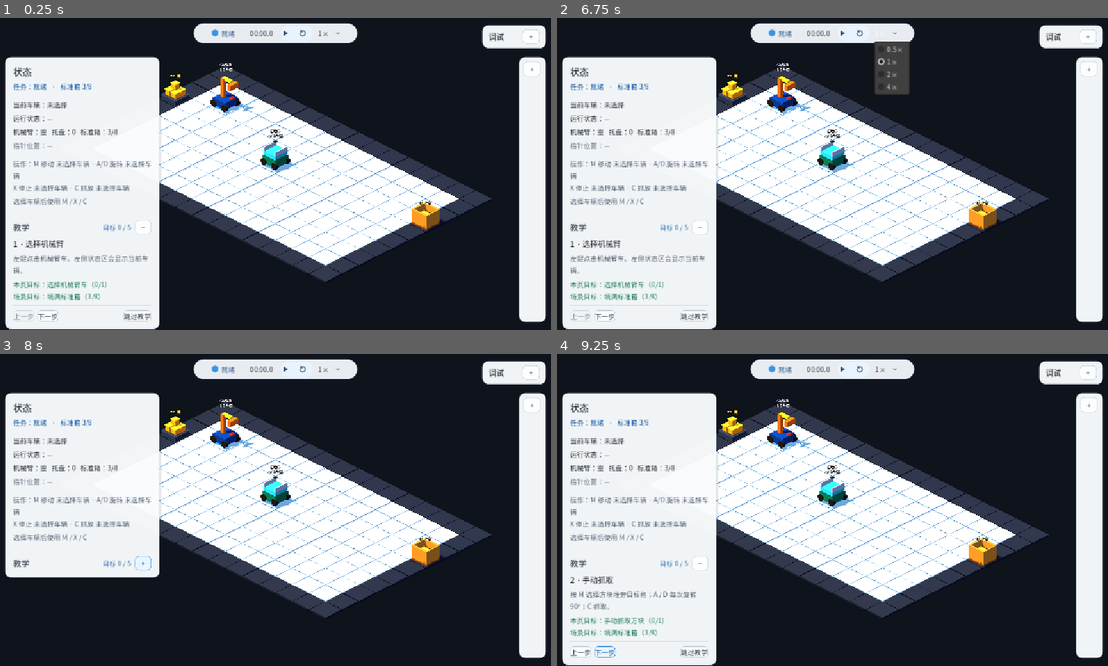
Above: before the commit, frames 1-4 (two rows, left to right).
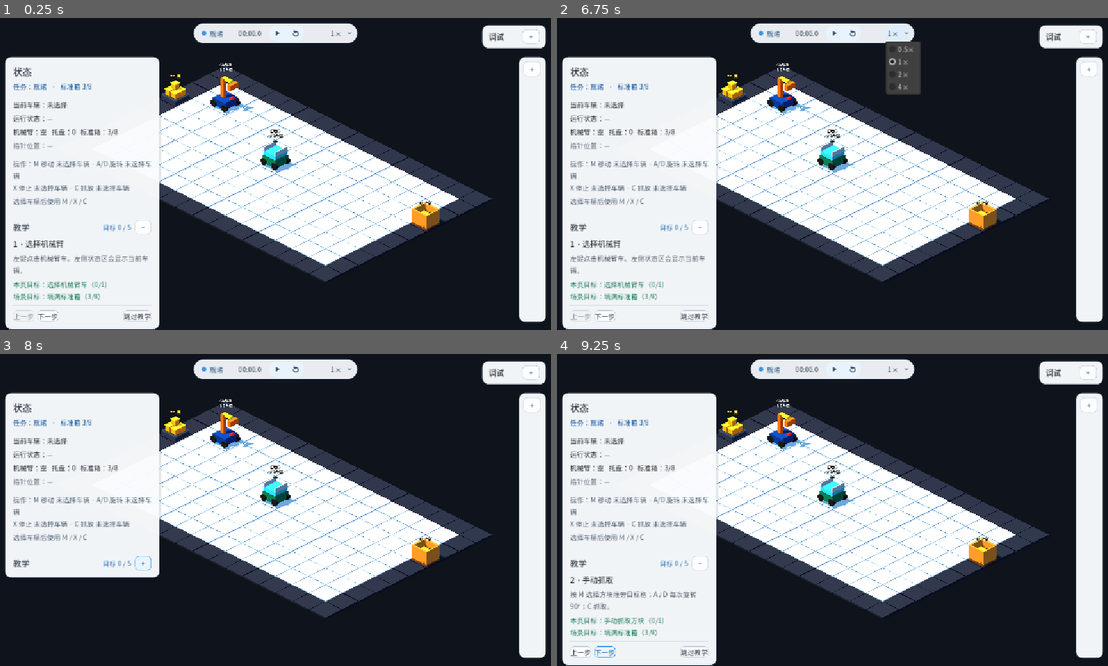
Above: after the commit, the same moments.

Repository: Ri0n72Y/automata
Game: Godot game, scene res://scenes/scene_01/scene_01_basic_packing.tscn
Same seed, same stepped clock (60 frames per second), same inputs: the game is played once before the commit and once after it.
Inputs:
- Up to frame 1 (0.25 s): no input
- Up to frame 2 (6.75 s): click "−" at 0.5 s; click "+" at 1.25 s; click "下一步" at 2 s; click "上一步" at 2.75 s; click "跳过教学" at 3.5 s; click "打开教学" at 4.25 s; click "+" at 5 s; click "−" at 5.75 s; click "1×" at 6.5 s
- Up to frame 3 (8 s): click "−" at 7.25 s
- Up to frame 4 (9.25 s): click "+" at 8 s; click "下一步" at 8.75 s

The runs differ from the first frame. In frame 1, 0.2% of the frame differs, in the area x 36-64%, y 3-7%; in frame 2, 1.1%, in the area x 36-67%, y 3-25%; in frame 3, 0.2%; in frame 4, 0.2%.

Commit message:
[codex]fix(scene-01): stabilize lifecycle capsule interaction states

Diff:
--- a/assets/ui/icons/chevron_down.svg
+++ b/assets/ui/icons/chevron_down.svg
@@ -1,3 +1,3 @@
-<svg xmlns="http://www.w3.org/2000/svg" width="12" height="12" viewBox="0 0 12 12">
-  <path d="m3 4.5 3 3 3-3" fill="none" stroke="#66798D" stroke-width="1.7" stroke-linecap="round" stroke-linejoin="round"/>
+<svg xmlns="http://www.w3.org/2000/svg" width="10" height="10" viewBox="0 0 10 10">
+  <path d="M2 3.5L5 6.5L8 3.5" fill="none" stroke="#66798D" stroke-width="2" stroke-linecap="round" stroke-linejoin="round"/>
 </svg>
--- a/assets/ui/icons/pause.svg
+++ b/assets/ui/icons/pause.svg
@@ -1,4 +1,4 @@
-<svg xmlns="http://www.w3.org/2000/svg" width="18" height="18" viewBox="0 0 18 18">
-  <rect x="4.25" y="3.25" width="3.25" height="11.5" rx="1.15" fill="#31465C"/>
-  <rect x="10.5" y="3.25" width="3.25" height="11.5" rx="1.15" fill="#31465C"/>
+<svg xmlns="http://www.w3.org/2000/svg" width="16" height="16" viewBox="0 0 16 16">
+  <rect x="3" y="3" width="3" height="10" rx="1" fill="#31465C"/>
+  <rect x="10" y="3" width="3" height="10" rx="1" fill="#31465C"/>
 </svg>
--- a/assets/ui/icons/play.svg
+++ b/assets/ui/icons/play.svg
@@ -1,3 +1,3 @@
-<svg xmlns="http://www.w3.org/2000/svg" width="18" height="18" viewBox="0 0 18 18">
-  <path d="M5 3.5v11l9-5.5-9-5.5Z" fill="#31465C"/>
+<svg xmlns="http://www.w3.org/2000/svg" width="16" height="16" viewBox="0 0 16 16">
+  <path d="M5 3L13 8L5 13Z" fill="#31465C"/>
 </svg>
--- a/assets/ui/icons/reset.svg
+++ b/assets/ui/icons/reset.svg
@@ -1,4 +1,4 @@
-<svg xmlns="http://www.w3.org/2000/svg" width="18" height="18" viewBox="0 0 18 18">
-  <path d="M5.1 5.2A5.6 5.6 0 1 1 3.6 9" fill="none" stroke="#31465C" stroke-width="1.8" stroke-linecap="round"/>
-  <path d="M5.15 2.8v3.8h3.8" fill="none" stroke="#31465C" stroke-width="1.8" stroke-linecap="round" stroke-linejoin="round"/>
+<svg xmlns="http://www.w3.org/2000/svg" width="16" height="16" viewBox="0 0 16 16">
+  <path d="M5 5A5 5 0 1 1 3 9" fill="none" stroke="#31465C" stroke-width="2" stroke-linecap="round"/>
+  <path d="M5 2V6H9" fill="none" stroke="#31465C" stroke-width="2" stroke-linecap="round" stroke-linejoin="round"/>
 </svg>
--- /dev/null
+++ b/assets/ui/icons/status_dot.svg
@@ -0,0 +1,3 @@
+<svg xmlns="http://www.w3.org/2000/svg" width="12" height="12" viewBox="0 0 12 12">
+  <circle cx="6" cy="6" r="5" fill="#FFFFFF"/>
+</svg>
--- a/scenes/scene_01/components/scene_01_lifecycle_controls.tscn
+++ b/scenes/scene_01/components/scene_01_lifecycle_controls.tscn
@@ -1,10 +1,11 @@
-[gd_scene load_steps=11 format=3]
+[gd_scene load_steps=15 format=3]
 
 [ext_resource type="Script" path="res://scripts/scene_01/scene_01_lifecycle_controls.gd" id="1_controls"]
 [ext_resource type="Theme" path="res://scenes/scene_01/components/scene_01_ui_theme.tres" id="2_theme"]
 [ext_resource type="Texture2D" path="res://assets/ui/icons/play.svg" id="3_play"]
 [ext_resource type="Texture2D" path="res://assets/ui/icons/reset.svg" id="4_reset"]
 [ext_resource type="Texture2D" path="res://assets/ui/icons/chevron_down.svg" id="5_chevron"]
+[ext_resource type="Texture2D" path="res://assets/ui/icons/status_dot.svg" id="6_dot"]
 
 [sub_resource type="StyleBoxFlat" id="StyleBoxFlat_capsule"]
 bg_color = Color(0.975, 0.988, 1, 0.93)
@@ -23,22 +24,67 @@
 corner_radius_bottom_right = 15
 corner_radius_bottom_left = 15
 
-[sub_resource type="StyleBoxFlat" id="StyleBoxFlat_control_hover"]
-bg_color = Color(0.83, 0.92, 0.99, 0.92)
+[sub_resource type="StyleBoxFlat" id="StyleBoxFlat_action_normal"]
+bg_color = Color(1, 1, 1, 0)
+content_margin_left = 0.0
+content_margin_top = 0.0
+content_margin_right = 0.0
+content_margin_bottom = 0.0
 corner_radius_top_left = 13
 corner_radius_top_right = 13
 corner_radius_bottom_right = 13
 corner_radius_bottom_left = 13
 
-[sub_resource type="StyleBoxFlat" id="StyleBoxFlat_control_pressed"]
-bg_color = Color(0.75, 0.87, 0.98, 1)
+[sub_resource type="StyleBoxFlat" id="StyleBoxFlat_action_hover"]
+bg_color = Color(0.83, 0.92, 0.99, 0.92)
+content_margin_left = 0.0
+content_margin_top = 0.0
+content_margin_right = 0.0
+content_margin_bottom = 0.0
 corner_radius_top_left = 13
 corner_radius_top_right = 13
 corner_radius_bottom_right = 13
 corner_radius_bottom_left = 13
 
+[sub_resource type="StyleBoxFlat" id="StyleBoxFlat_action_pressed"]
+bg_color = Color(0.75, 0.87, 0.98, 1)
+content_margin_left = 0.0
+content_margin_top = 0.0
+content_margin_right = 0.0
+content_margin_bottom = 0.0
+corner_radius_top_left = 13
+corner_radius_top_right = 13
+corner_radius_bottom_right = 13
+corner_radius_bottom_left = 13
+
+[sub_resource type="StyleBoxFlat" id="StyleBoxFlat_speed_normal"]
+bg_color = Color(1, 1, 1, 0)
+content_margin_left = 4.0
+content_margin_top = 0.0
+content_margin_right = 4.0
+content_margin_bottom = 0.0
+corner_radius_top_left = 9
+corner_radius_top_right = 9
+corner_radius_bottom_right = 9
+corner_radius_bottom_left = 9
+
 [sub_resource type="StyleBoxFlat" id="StyleBoxFlat_speed_hover"]
 bg_color = Color(0.91, 0.96, 1, 0.78)
+content_margin_left = 4.0
+content_margin_top = 0.0
+content_margin_right = 4.0
+content_margin_bottom = 0.0
+corner_radius_top_left = 9
+corner_radius_top_right = 9
+corner_radius_bottom_right = 9
+corner_radius_bottom_left = 9
+
+[sub_resource type="StyleBoxFlat" id="StyleBoxFlat_speed_pressed"]
+bg_color = Color(0.86, 0.93, 0.99, 0.9)
+content_margin_left = 4.0
+content_margin_top = 0.0
+content_margin_right = 4.0
+content_margin_bottom = 0.0
 corner_radius_top_left = 9
 corner_radius_top_right = 9
 corner_radius_bottom_right = 9
@@ -79,19 +125,21 @@
 
 [node name="Controls" type="HBoxContainer" parent="RootControl/Panel/Margin"]
 layout_mode = 2
-alignment = 1
+alignment = 0
 theme_override_constants/separation = 10
 
 [node name="StatusGroup" type="HBoxContainer" parent="RootControl/Panel/Margin/Controls"]
 layout_mode = 2
 theme_override_constants/separation = 6
 
-[node name="StatusDot" type="Label" parent="RootControl/Panel/Margin/Controls/StatusGroup"]
-unique_name_in_owner = true
-layout_mode = 2
-text = "●"
-theme_override_font_sizes/font_size = 15
-theme_override_colors/font_color = Color(0.23, 0.58, 0.9, 1)
+[node name="StatusDot" type="TextureRect" parent="RootControl/Panel/Margin/Controls/StatusGroup"]
+unique_name_in_owner = true
+custom_minimum_size = Vector2(12, 12)
+layout_mode = 2
+texture = ExtResource("6_dot")
+expand_mode = 1
+stretch_mode = 5
+modulate = Color(0.23, 0.58, 0.9, 1)
 
 [node name="StateLabel" type="Label" parent="RootControl/Panel/Margin/Controls/StatusGroup"]
 unique_name_in_owner = true
@@ -120,14 +168,17 @@
 
 [node name="RunPauseButton" type="Button" parent="RootControl/Panel/Margin/Controls/RunResetGroup/Controls"]
 unique_name_in_owner = true
-custom_minimum_size = Vector2(31, 30)
+custom_minimum_size = Vector2(34, 30)
 layout_mode = 2
 focus_mode = 0
-flat = true
 icon = ExtResource("3_play")
+icon_alignment = 1
 tooltip_text = "播放 / 继续"
-theme_override_styles/hover = SubResource("StyleBoxFlat_control_hover")
-theme_override_styles/pressed = SubResource("StyleBoxFlat_control_pressed")
+theme_override_styles/normal = SubResource("StyleBoxFlat_action_normal")
+theme_override_styles/hover = SubResource("StyleBoxFlat_action_hover")
+theme_override_styles/pressed = SubResource("StyleBoxFlat_action_pressed")
+theme_override_styles/hover_pressed = SubResource("StyleBoxFlat_action_pressed")
+theme_override_styles/focus = SubResource("StyleBoxFlat_action_normal")
 
 [node name="Divider" type="VSeparator" parent="RootControl/Panel/Margin/Controls/RunResetGroup/Controls"]
 layout_mode = 2
@@ -135,28 +186,45 @@
 
 [node name="ResetButton" type="Button" parent="RootControl/Panel/Margin/Controls/RunResetGroup/Controls"]
 unique_name_in_owner = true
-custom_minimum_size = Vector2(31, 30)
+custom_minimum_size = Vector2(34, 30)
 layout_mode = 2
 focus_mode = 0
-flat = true
 icon = ExtResource("4_reset")
+icon_alignment = 1
 tooltip_text = "重置场景"
-theme_override_styles/hover = SubResource("StyleBoxFlat_control_hover")
-theme_override_styles/pressed = SubResource("StyleBoxFlat_control_pressed")
+theme_override_styles/normal = SubResource("StyleBoxFlat_action_normal")
+theme_override_styles/hover = SubResource("StyleBoxFlat_action_hover")
+theme_override_styles/pressed = SubResource("StyleBoxFlat_action_pressed")
+theme_override_styles/hover_pressed = SubResource("StyleBoxFlat_action_pressed")
+theme_override_styles/focus = SubResource("StyleBoxFlat_action_normal")
+
+[node name="Spacer" type="Control" parent="RootControl/Panel/Margin/Controls"]
+custom_minimum_size = Vector2(2, 0)
+layout_mode = 2
+size_flags_horizontal = 3
+mouse_filter = 2
 
 [node name="SpeedOption" type="OptionButton" parent="RootControl/Panel/Margin/Controls"]
 unique_name_in_owner = true
-custom_minimum_size = Vector2(50, 30)
+custom_minimum_size = Vector2(48, 30)
 layout_mode = 2
 focus_mode = 0
-flat = true
 fit_to_longest_item = false
 tooltip_text = "仿真倍速"
+theme_override_colors/font_color = Color(0.08, 0.13, 0.19, 1)
+theme_override_colors/font_hover_color = Color(0.08, 0.13, 0.19, 1)
+theme_override_colors/font_pressed_color = Color(0.08, 0.13, 0.19, 1)
+theme_override_colors/font_focus_color = Color(0.08, 0.13, 0.19, 1)
+theme_override_colors/font_hover_pressed_color = Color(0.08, 0.13, 0.19, 1)
 theme_override_font_sizes/font_size = 14
-theme_override_constants/arrow_margin = 2
+theme_override_constants/arrow_margin = 0
+theme_override_constants/h_separation = 2
 theme_override_icons/arrow = ExtResource("5_chevron")
+theme_override_styles/normal = SubResource("StyleBoxFlat_speed_normal")
 theme_override_styles/hover = SubResource("StyleBoxFlat_speed_hover")
-theme_override_styles/pressed = SubResource("StyleBoxFlat_speed_hover")
+theme_override_styles/pressed = SubResource("StyleBoxFlat_speed_pressed")
+theme_override_styles/hover_pressed = SubResource("StyleBoxFlat_speed_pressed")
+theme_override_styles/focus = SubResource("StyleBoxFlat_speed_normal")
 item_count = 4
 selected = 1
 popup/item_0/text = "0.5×"
--- a/scripts/scene_01/scene_01_lifecycle_controls.gd
+++ b/scripts/scene_01/scene_01_lifecycle_controls.gd
@@ -8,7 +8,7 @@
 
 @export var scene_controller_path: NodePath = NodePath("..")
 
-@onready var status_dot: Label = %StatusDot
+@onready var status_dot: TextureRect = %StatusDot
 @onready var state_label: Label = %StateLabel
 @onready var time_label: Label = %TimeLabel
 @onready var run_pause_button: Button = %RunPauseButton
@@ -51,15 +51,15 @@
 		LifecycleStateScript.State.RUNNING:
 			state_label.text = "运行中"
 			state_label.add_theme_color_override("font_color", Color(0.04, 0.55, 0.39, 1))
-			status_dot.add_theme_color_override("font_color", Color(0.04, 0.72, 0.49, 1))
+			status_dot.modulate = Color(0.04, 0.72, 0.49, 1)
 		LifecycleStateScript.State.PAUSED:
 			state_label.text = "已暂停"
 			state_label.add_theme_color_override("font_color", Color(0.7, 0.42, 0.07, 1))
-			status_dot.add_theme_color_override("font_color", Color(0.9, 0.58, 0.1, 1))
+			status_dot.modulate = Color(0.9, 0.58, 0.1, 1)
 		_:
 			state_label.text = "就绪"
 			state_label.add_theme_color_override("font_color", Color(0.17, 0.34, 0.52, 1))
-			status_dot.add_theme_color_override("font_color", Color(0.23, 0.58, 0.9, 1))
+			status_dot.modulate = Color(0.23, 0.58, 0.9, 1)
 
 
 func _refresh_speed(controller: Node) -> void:
--- a/tests/scene_01/scene_01_ui_information_architecture_test.gd
+++ b/tests/scene_01/scene_01_ui_information_architecture_test.gd
@@ -34,6 +34,7 @@
 	var program_ui := scene.get_node("ProgramUIRoot")
 	var program_panel := scene.get_node("ProgramUIRoot/RootControl/ProgramPanel") as Control
 	var lifecycle_panel := scene.get_node("LifecycleUIRoot/RootControl/Panel") as Control
+	var lifecycle_dot := scene.get_node("LifecycleUIRoot/RootControl/Panel/Margin/Controls/StatusGroup/StatusDot") as TextureRect
 	var lifecycle_state := scene.get_node("LifecycleUIRoot/RootControl/Panel/Margin/Controls/StatusGroup/StateLabel") as Label
 	var lifecycle_time := scene.get_node("LifecycleUIRoot/RootControl/Panel/Margin/Controls/TimeLabel") as Label
 	var lifecycle_speed := scene.get_node("LifecycleUIRoot/RootControl/Panel/Margin/Controls/SpeedOption") as OptionButton
@@ -48,8 +49,8 @@
 		"Scene 01 should expose one main sidebar with status and learning sections."
 	)
 	_expect_true(
-		lifecycle_state != null and lifecycle_time != null and lifecycle_speed != null,
-		"Lifecycle capsule should expose state, simulation time, and explicit speed selection."
+		lifecycle_dot != null and lifecycle_state != null and lifecycle_time != null and lifecycle_speed != null,
+		"Lifecycle capsule should expose a real status dot, state, simulation time, and explicit speed selection."
 	)
 	_expect_true(lifecycle_panel.size.x <= 342.0, "Lifecycle capsule should match the compact design-width contract.")
 	_expect_true(lifecycle_panel.size.y <= 44.0, "Lifecycle capsule should match the compact design-height contract.")
@@ -57,10 +58,11 @@
 	var run_button := scene.get_node("LifecycleUIRoot/RootControl/Panel/Margin/Controls/RunResetGroup/Controls/RunPauseButton") as Button
 	var reset_button := scene.get_node("LifecycleUIRoot/RootControl/Panel/Margin/Controls/RunResetGroup/Controls/ResetButton") as Button
 	_expect_true(run_reset_group != null and run_button != null and reset_button != null, "Play/Pause and Reset should share one compact control group.")
-	_expect_true(lifecycle_speed.flat, "Speed selection should read as lightweight text plus chevron rather than a full button.")
 	_expect_true(not lifecycle_speed.fit_to_longest_item, "Speed selector should stay compact instead of reserving long dropdown width.")
+	_expect_true(lifecycle_dot.custom_minimum_size.x >= 12.0, "Status dot should keep the larger design-reference size.")
 	_expect_true(run_button.text.is_empty() and reset_button.text.is_empty(), "Lifecycle actions should use SVG icons rather than font glyphs.")
 	_expect_true(run_button.icon != null and reset_button.icon != null, "Lifecycle action SVG icons should be present.")
+	_expect_true(run_button.icon_alignment == HORIZONTAL_ALIGNMENT_CENTER and reset_button.icon_alignment == HORIZONTAL_ALIGNMENT_CENTER, "Lifecycle SVG actions should remain centered across interaction states.")
 	_expect_true(scene.get_node_or_null("TutorialUIRoot") == null, "Tutorial should no longer own a separate floating panel.")
 	_expect_true(scene.get_node_or_null("UIRoot/RootControl/Panel") == null, "Guide should no longer own a separate floating panel.")
 	_expect_true(status_section.get_parent() == tutorial_section.get_parent(), "Status and Tutorial must be sibling sections in the same sidebar.")
Not shown, changed: docs/Skill-UI-implement-flow.md
